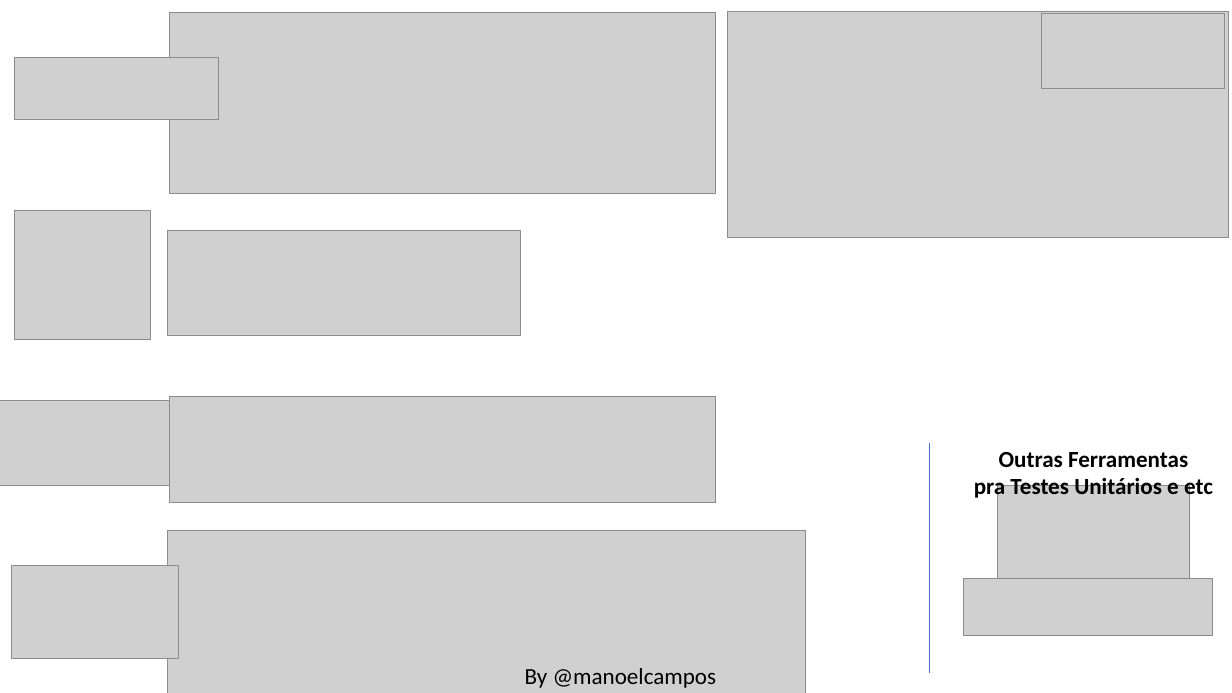
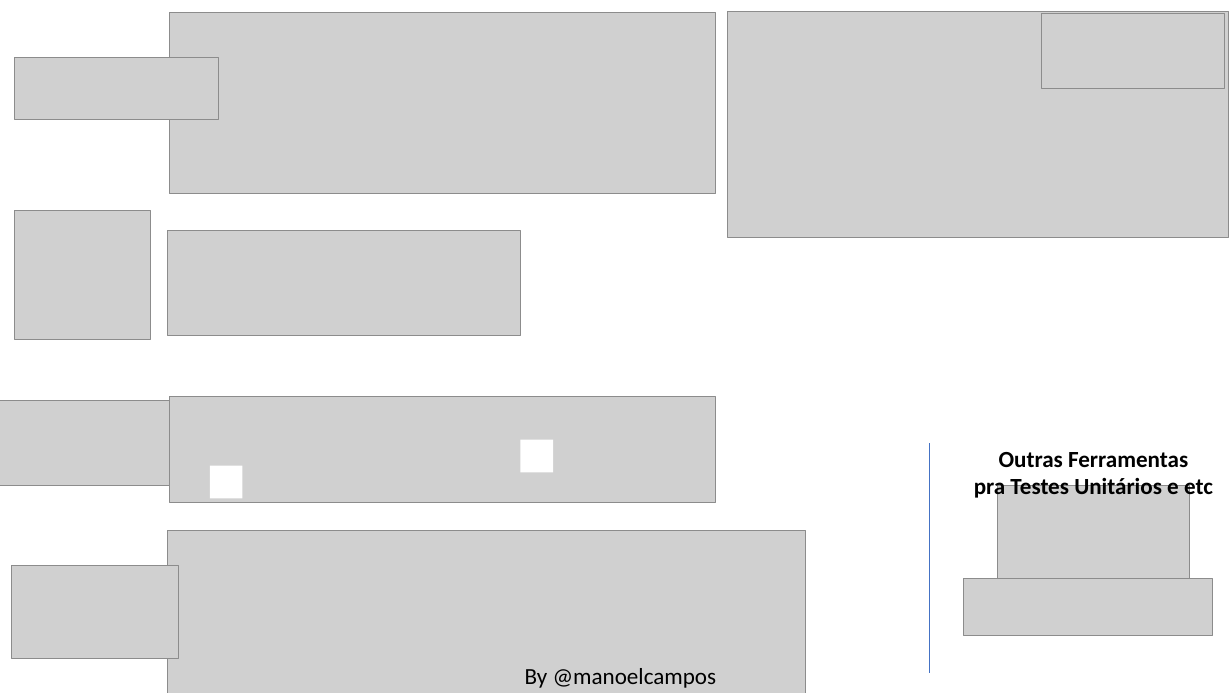
Before and after one commit to iftopalmas/testes-de-software, a slide deck: slide 1 of projects/01-introducao-tdd/unit-test-tools.pptx. Drawn at 1232x693 pixels with LibreOffice and Linux fonts; fonts in the diff are those of the drawing; grey boxes stand for pictures. Boxes give left, top, right and bottom in pixels: in the first picture for what was removed or moved away, otherwise in the second. Text is boxed around its words. In the diff, an @@ line names an element or a change of style, - is before the commit and + after.

Commit message:
Atualiza slides unit test tools

```diff
--- a/projects/01-introducao-tdd/unit-test-tools.pptx
+++ b/projects/01-introducao-tdd/unit-test-tools.pptx
@@ rectangle added at bbox=[520, 440, 553, 473], fill #FFFFFF @@
@@ rectangle added at bbox=[210, 466, 242, 499], fill #FFFFFF @@
```
